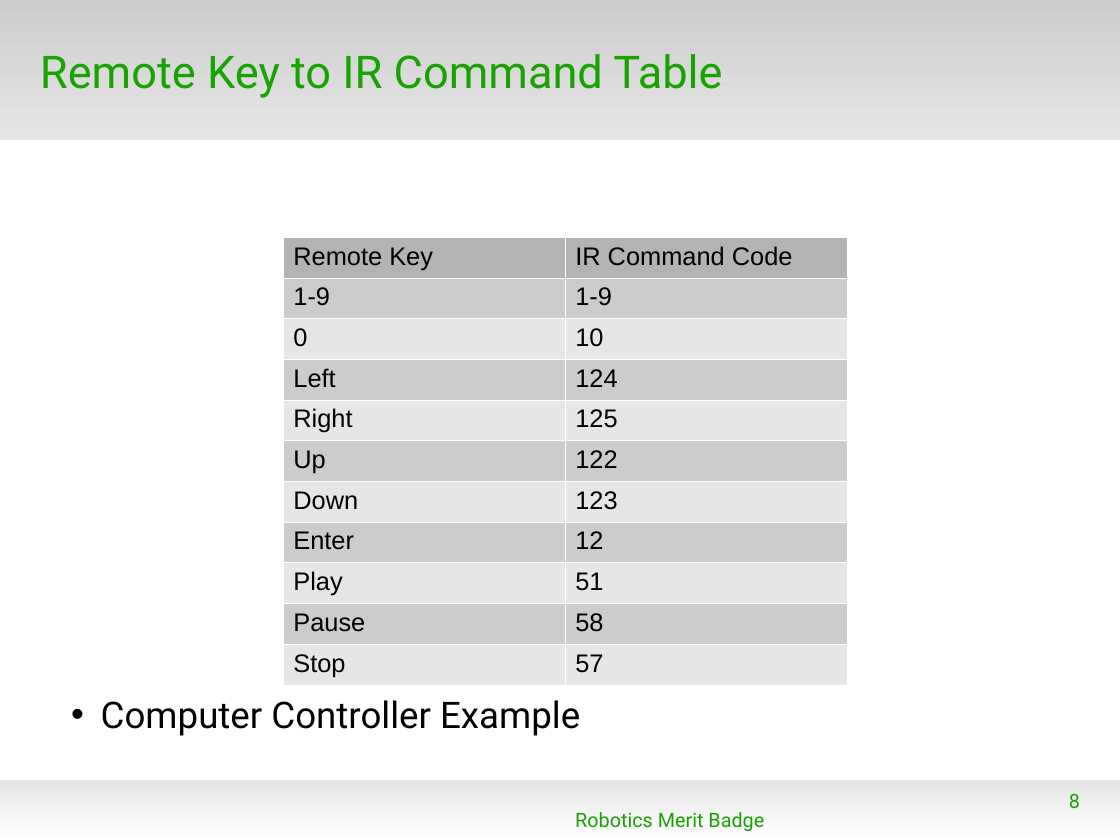
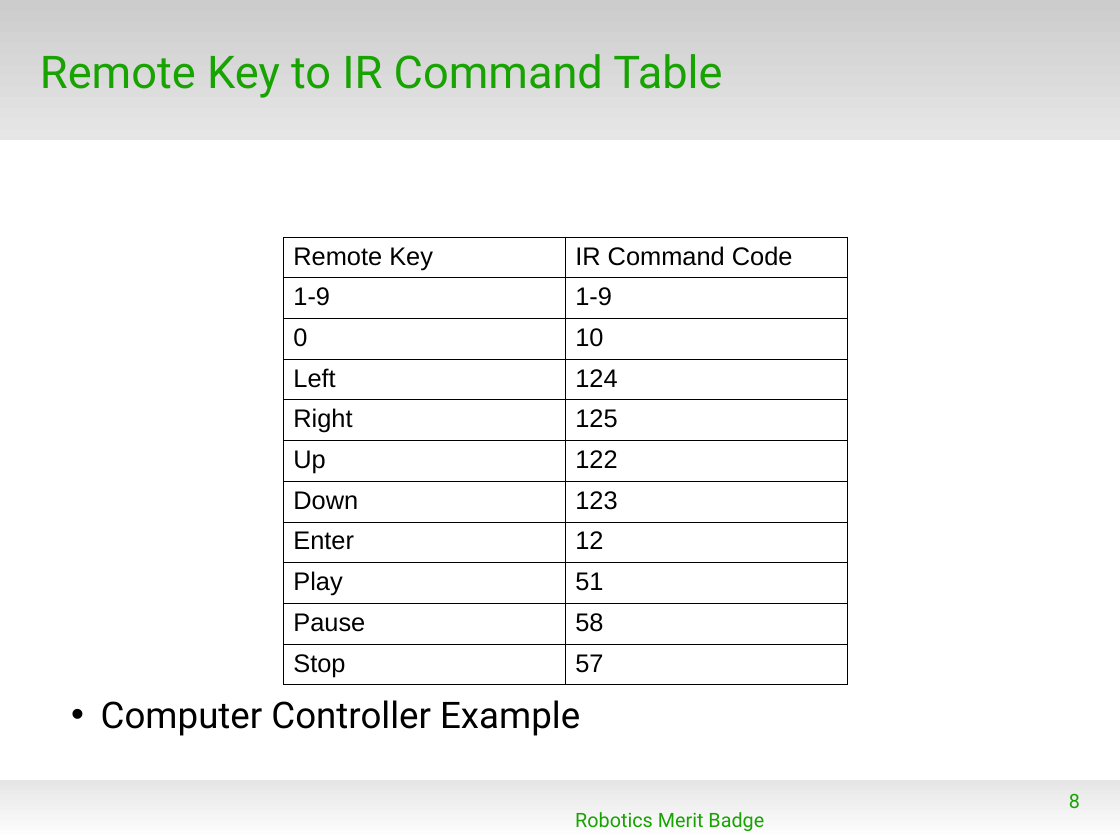
Before and after one commit to spiderman-2099/RoboticsMB, a slide deck: slide 8 of doc/RMB_Session2.odp. Drawn at 1120x840 pixels with LibreOffice and Linux fonts; fonts in the diff are those of the drawing; background and template pictures are left out. Boxes give left, top, right and bottom in pixels: in the first picture for what was removed or moved away, otherwise in the second. Text is boxed around its words. In the diff, an @@ line names an element or a change of style, - is before the commit and + after.

```diff
--- a/doc/RMB_Session2.odp
+++ b/doc/RMB_Session2.odp
@@ table at (284,237,849,681) @@
@@ fill #B3B3B3 to none in row 1 @@
@@ fill #CCCCCC to none in 10 cells @@
@@ fill #E6E6E6 to none in 10 cells @@
@@ borders changed @@
```
Also in this commit, not shown: 3 other slides changed, 4 slides added, 1 other file.
